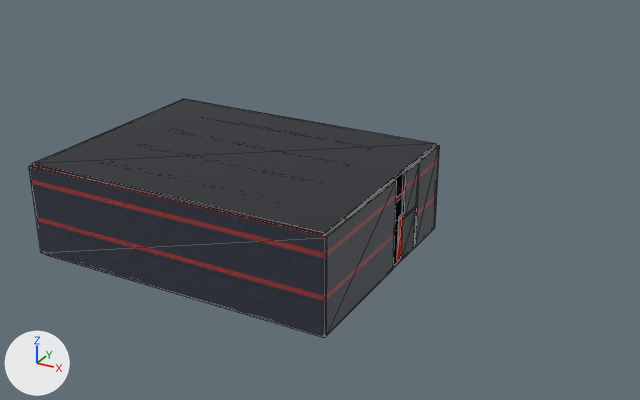
The glTF model AstronomicalAssets/events/end21/facility.glb: old version first, new version second.
Rendered twice from a 50 mm lens placed at (35.1, -51.5, 30.6), pointed at (1.8, 9.0, 0.3). Lighting does not change. The marker at lower left points along +X, +Y and +Z. The older version comes first. Mesh edges are drawn as thin lines. Where no turn or scale is listed for an object, it has been applied to the vertices. Vertices at exactly the same position are counted once.

The scene before the commit, as lines of its bpy script (objects in view):
```python
me_facility = bpy.data.meshes.new('Facility')
me_facility.from_pydata(...)  # 654 vertices, 950 faces; spans x -12.2..12.2, y -9.2..9.7, z -0.2..7.2
me_facility.materials.append(mat_floor)  # picture img_floortex
me_facility.materials.append(mat_wall)  # picture img_walltex
me_facility.materials.append(mat_ceil)  # picture img_ceiltex
me_facility.materials.append(mat_red)  # picture img_redtex
me_facility.materials.append(mat_amber)  # picture img_ambertex
me_facility.materials.append(mat_green)  # picture img_greentex
me_facility.materials.append(mat_blue)  # picture img_bluetex
me_facility.materials.append(mat_orange)  # picture img_orangetex
me_facility.materials.append(mat_steel)  # picture img_steeltex
me_facility.materials.append(mat_dark)  # picture img_darktex
me_facility.materials.append(mat_white)  # picture img_whitetex
me_facility.materials.append(mat_ecg)  # picture img_ecgtex
me_facility.materials.append(mat_cyan)  # picture img_cyantex
ob_facility = bpy.data.objects.new('Facility', me_facility)
ob_facility.location = (0.0, 0.0, 0.0)
```
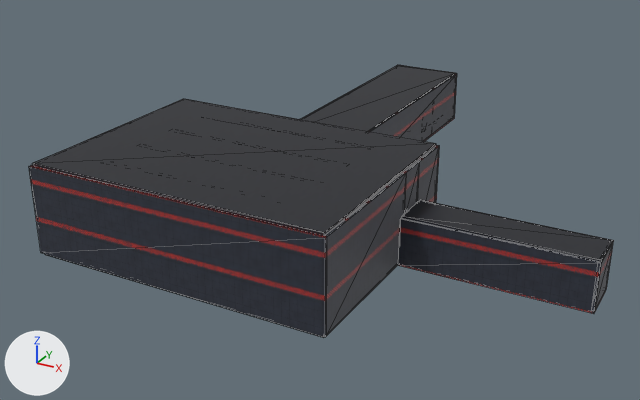
Where the change shows, as pixel boxes (x1, y1, x2, y2) in the pictures (640 x 400 px):
```json
{"object": "Facility", "change": "reshaped", "before": [29, 99, 440, 338], "after": [29, 65, 614, 338], "on screen": "42% wider, 14% taller"}
{"part": 1, "of": "me_facility", "change": "added", "after": [369, 74, 457, 141]}
{"part": 2, "of": "me_facility", "change": "added", "after": [398, 218, 602, 314]}
{"part": 3, "of": "me_facility", "change": "added", "after": [595, 242, 613, 310]}
{"part": 4, "of": "me_facility", "change": "added", "after": [301, 65, 456, 131]}
{"part": 5, "of": "me_facility", "change": "added", "after": [401, 200, 613, 262]}
{"part": 6, "of": "me_facility", "change": "built on", "before": [325, 180, 397, 335], "after": [327, 174, 406, 335]}
```

Edits to the scene script, one JSON object a line:
```json
{"block": "me_facility", "where": "# used by ob_facility; location = (0.0, 0.0, 0.0)"}
{"op": "remove", "block": "me_facility", "code": "me_facility.from_pydata(...)  # 654 vertices, 950 faces; spans x -12.2..12.2, y -9.2..9.7, z -0.2..7.2"}
{"op": "add", "block": "me_facility", "code": "me_facility.from_pydata(...)  # 956 vertices, 1330 faces; spans x -12.2..26.4, y -9.2..36.3, z -0.2..7.2"}
{"block": "me_facility", "change": "me_facility part 1: the loose piece of 8 vertices spanning x 3.0..3.3, y 8.8..9.2, z 0.0..4.6 is copied, and the copy is scaled about its middle by (0.667, 54.8, 1.09), then moved by (0.2, 13.5, 0.1), in mat_wall (picture img_walltex); it spans x 3.3..3.5, y 8.8..36.2, z -0.1..4.9"}
{"block": "me_facility", "change": "me_facility part 2: the loose piece of 8 vertices spanning x 11.9..12.1, y 2.6..2.8, z 0.0..3.4 is copied, and the copy is scaled about its middle by (47.3, 1, 1.12), then moved by (7.3, -0.5, 0.1), in mat_wall (picture img_walltex); it spans x 12.2..26.4, y 2.1..2.3, z -0.1..3.7"}
{"block": "me_facility", "change": "me_facility part 3: the loose piece of 8 vertices spanning x 11.9..12.1, y 5.2..5.4, z 0.0..3.4 is copied, and the copy is scaled about its middle by (0.667, 18, 1.12), then moved by (14.3, -1.3, 0.1), in mat_wall (picture img_walltex); it spans x 26.2..26.4, y 2.2..5.8, z -0.1..3.7"}
{"block": "me_facility", "change": "me_facility part 4: the loose piece of 8 vertices spanning x -3.3..3.3, y 8.8..9.2, z 4.6..4.8 is copied, and the copy is scaled about its middle by (1.03, 54.8, 0.667), then moved by (0.0, 13.5, 0.2), in mat_ceil (picture img_ceiltex); it spans x -3.4..3.4, y 8.8..36.2, z 4.8..5.0"}
{"block": "me_facility", "change": "me_facility part 5: the loose piece of 8 vertices spanning x 11.9..12.1, y 2.6..5.4, z 3.3..3.5 is copied, and the copy is scaled about its middle by (47.3, 1.21, 1), then moved by (7.3, 0.0, 0.2), in mat_ceil (picture img_ceiltex); it spans x 12.2..26.4, y 2.3..5.7, z 3.6..3.8"}
{"block": "me_facility", "change": "me_facility part 6: 4 vertices removed from x 12.0..12.2, y 1.2, z 0.0..7.0; 34 vertices added at x 12.0..26.1, y 2.8..5.2, z 0.0..3.6"}
{"block": "me_facility", "change": "other edits to the shape of me_facility do not show in these pictures"}
```
